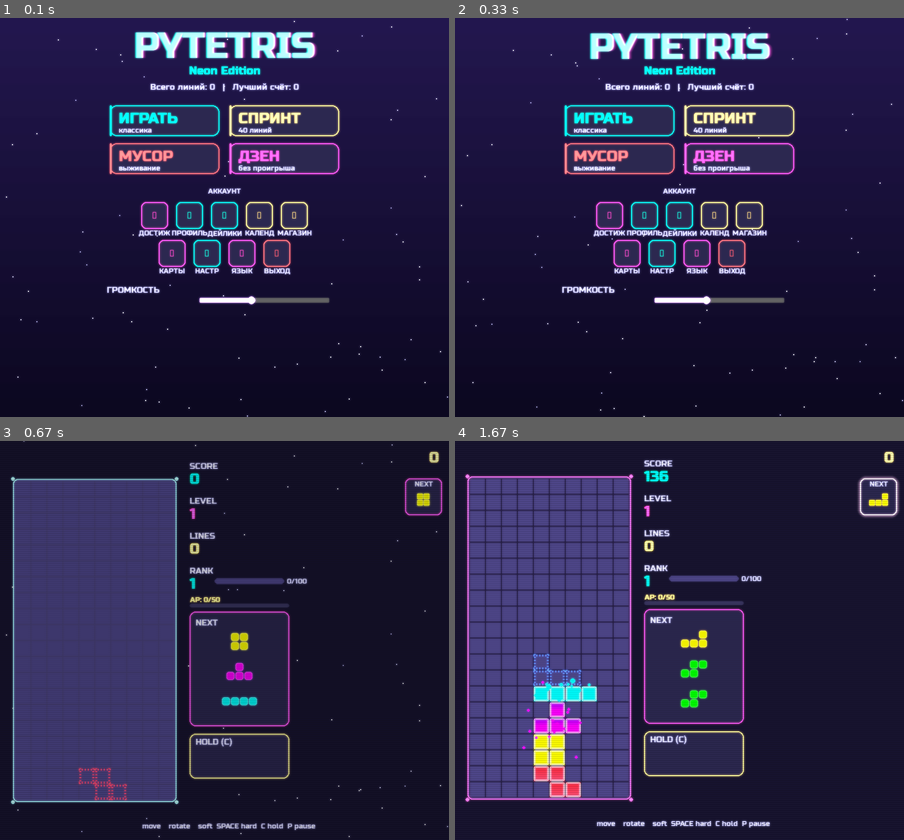
Above: before the commit, frames 1-4 (two rows, left to right).
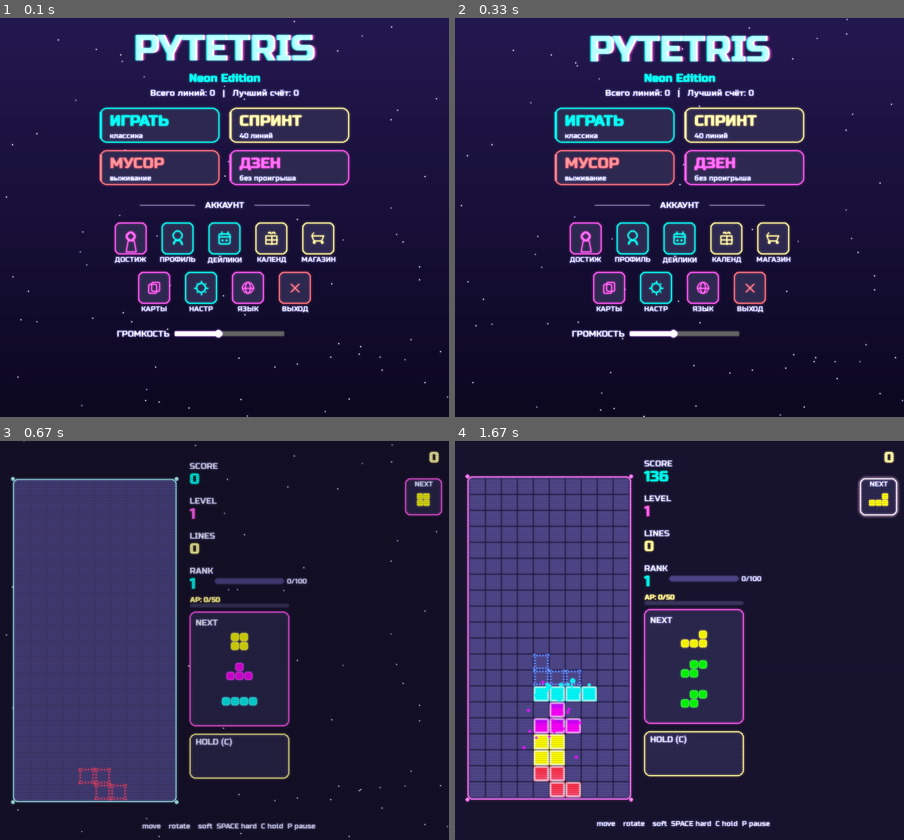
Above: after the commit, the same moments.

Repository: Folombas/PyGame2026
Game: pygame game, started from PyTetris/main.py
Same seed, same stepped clock (60 frames per second), same inputs: the game is played once before the commit and once after it.
Inputs (mouse positions are in pixels of both pictures, inside the frame that each line leads up to):
- Up to frame 1 (0.1 s): no input
- Up to frame 2 (0.33 s): no input
- Up to frame 3 (0.67 s): click "ИГРАТЬ" at 0.38 s
- Up to frame 4 (1.67 s): tap Space at 0.67, 1.07, 1.37, 1.57 s; hold Up 1-1.47 s; move the mouse to (683, 668) at 1.03 s; hold Right from 1.5 s (still down); move the mouse to (724, 728) at 1.53 s

The runs differ from the first frame. In frame 1, 18% of the frame differs, in the area x 22-78%, y 3-81%; in frame 2, 18%; in frame 3, nothing differs; in frame 4, nothing differs.

Commit message:
feat(ui): replace emoji with vector icons and fix perfect grid layout

Diff:
--- a/PyTetris/main.py
+++ b/PyTetris/main.py
@@ -129,55 +129,61 @@
 
 def rebuild_menu():
     global menu_buttons, volume_slider, sfx_slider, ghost_toggle, shake_toggle, speed_slider, grid_toggle
-    # Невидимые кнопки-хотзоны поверх кастомной отрисовки draw_menu
-    # Карточки режимов (2×2)
-    card_w, card_h = 220, 62
-    gap_x, gap_y = 20, 14
+
+    # Точные координаты из draw_menu
+    card_w, card_h = 240, 70
+    gap_x, gap_y = 20, 15
     total_w = card_w * 2 + gap_x
     start_x = (S.WIDTH - total_w) // 2
-    start_y = 175
-
-    # Центры карточек
+    start_y = 180
+
     cx0 = start_x + card_w // 2
     cx1 = start_x + card_w + gap_x + card_w // 2
     cy0 = start_y + card_h // 2
     cy1 = start_y + card_h + gap_y + card_h // 2
 
-    # Иконки-сетка
-    icon_size = 54
-    icon_gap = 16
-    row1_y = start_y + 2 * (card_h + gap_y) + 20 + 22 + 22
-    row2_y = row1_y + icon_size + 22
-
-    def icon_cx(i, n):
-        total = n * icon_size + (n - 1) * icon_gap
+    # Иконки
+    icon_size = 64
+    icon_gap = 30
+    sect_y = start_y + 2 * (card_h + gap_y) + 25
+    row1_y = sect_y + 35
+    row2_y = row1_y + icon_size + 35
+
+    def icon_cx_1(i):
+        total = 5 * icon_size + 4 * icon_gap
         sx = (S.WIDTH - total) // 2
         return sx + i * (icon_size + icon_gap) + icon_size // 2
 
+    def icon_cx_2(i):
+        total = 4 * icon_size + 3 * icon_gap
+        sx = (S.WIDTH - total) // 2
+        return sx + i * (icon_size + icon_gap) + icon_size // 2
+
+    row1_cy = row1_y + icon_size // 2
+    row2_cy = row2_y + icon_size // 2
+
     menu_buttons = [
-        # Mode cards
         ui.Button("", cx0, cy0, card_w, card_h, lambda: start_game(False, "classic")),
         ui.Button("", cx1, cy0, card_w, card_h, lambda: start_game(False, "sprint")),
         ui.Button("", cx0, cy1, card_w, card_h, lambda: start_game(False, "survival")),
         ui.Button("", cx1, cy1, card_w, card_h, lambda: start_game(True, "classic")),
-        # Icon row 1
-        ui.Button("", icon_cx(0, 5), row1_y + icon_size // 2, icon_size, icon_size, lambda: set_state(ACHS)),
-        ui.Button("", icon_cx(1, 5), row1_y + icon_size // 2, icon_size, icon_size, lambda: set_state(PROFILE)),
-        ui.Button("", icon_cx(2, 5), row1_y + icon_size // 2, icon_size, icon_size, lambda: set_state(DAILY)),
-        ui.Button("", icon_cx(3, 5), row1_y + icon_size // 2, icon_size, icon_size, lambda: set_state(CALENDAR)),
-        ui.Button("", icon_cx(4, 5), row1_y + icon_size // 2, icon_size, icon_size, lambda: set_state(SHOP)),
-        # Icon row 2
-        ui.Button("", icon_cx(0, 4), row2_y + icon_size // 2, icon_size, icon_size, lambda: set_state(COLLECTION)),
-        ui.Button("", icon_cx(1, 4), row2_y + icon_size // 2, icon_size, icon_size, lambda: set_state(SETTINGS)),
-        ui.Button("", icon_cx(2, 4), row2_y + icon_size // 2, icon_size, icon_size, toggle_lang),
-        ui.Button("", icon_cx(3, 4), row2_y + icon_size // 2, icon_size, icon_size, quit_game),
+        # Row 1
+        ui.Button("", icon_cx_1(0), row1_cy, icon_size, icon_size, lambda: set_state(ACHS)),
+        ui.Button("", icon_cx_1(1), row1_cy, icon_size, icon_size, lambda: set_state(PROFILE)),
+        ui.Button("", icon_cx_1(2), row1_cy, icon_size, icon_size, lambda: set_state(DAILY)),
+        ui.Button("", icon_cx_1(3), row1_cy, icon_size, icon_size, lambda: set_state(CALENDAR)),
+        ui.Button("", icon_cx_1(4), row1_cy, icon_size, icon_size, lambda: set_state(SHOP)),
+        # Row 2
+        ui.Button("", icon_cx_2(0), row2_cy, icon_size, icon_size, lambda: set_state(COLLECTION)),
+        ui.Button("", icon_cx_2(1), row2_cy, icon_size, icon_size, lambda: set_state(SETTINGS)),
+        ui.Button("", icon_cx_2(2), row2_cy, icon_size, icon_size, toggle_lang),
+        ui.Button("", icon_cx_2(3), row2_cy, icon_size, icon_size, quit_game),
     ]
 
     if volume_slider is None:
-        slider_y = row2_y + icon_size + 40
-        volume_slider = ui.Slider(S.WIDTH // 2 - 50, slider_y, 260, 10, 0.4)
-
-    # Остальные элементы (настройки)
+        slider_y = row2_y + icon_size + 55
+        volume_slider = ui.Slider(S.WIDTH // 2 - 100, slider_y, 220, 10, 0.4)
+
     if sfx_slider is None:
         sfx_slider = ui.Slider(S.WIDTH // 2 - 100, 300, 200, 10, 0.6)
         ghost_toggle = ui.Toggle(S.WIDTH // 2 + 50, 360, 60, 26, True)
@@ -710,10 +716,7 @@
         for b in menu_buttons: b.update(dt, mouse)
         ui.draw_menu(screen, menu_buttons, t, stars, meta)
         # кастомные кнопки-хотзоны рисуются невидимо (в draw_menu свой визуал)
-        for b in menu_buttons:
-            if b.pulse > 0.3:
-                # лёгкая обводка при hover
-                pygame.draw.rect(screen, S.ACCENT, b.rect, 2, border_radius=12)
+        # hover-обводки рисуются внутри draw_menu
         if volume_slider: volume_slider.draw(screen)
         stars.update(dt)
         apply_bloom(screen)
--- a/PyTetris/ui.py
+++ b/PyTetris/ui.py
@@ -490,103 +490,178 @@
     s = font.render(text, True, color)
     surf.blit(s, s.get_rect(center=(WIDTH // 2, y)))
 
+
+
+
+def draw_vector_icon(surf, cx, cy, size, kind, color):
+    """Рисует векторную иконку без эмодзи."""
+    s = size
+    half = s // 2
+    # Фон карточки
+    rect = pygame.Rect(cx - half, cy - half, s, s)
+    pygame.draw.rect(surf, (22, 20, 40), rect, border_radius=10)
+    pygame.draw.rect(surf, color, rect, 2, border_radius=10)
+
+    # Символ внутри
+    if kind == 'ach':
+        # Медаль
+        pygame.draw.circle(surf, color, (cx, cy - 4), half // 3)
+        pygame.draw.circle(surf, (22, 20, 40), (cx, cy - 4), half // 5)
+        pygame.draw.polygon(surf, color, [
+            (cx - 6, cy + 4), (cx + 6, cy + 4), (cx + 10, cy + half - 6), (cx - 10, cy + half - 6)
+        ], 2)
+    elif kind == 'profile':
+        # Голова + тело
+        pygame.draw.circle(surf, color, (cx, cy - 6), half // 3, 2)
+        pygame.draw.arc(surf, color, (cx - half // 3, cy + 2, half * 2 // 3, half * 2 // 3), 0, 3.14, 2)
+    elif kind == 'daily':
+        # Календарь
+        pygame.draw.rect(surf, color, (cx - 12, cy - 10, 24, 22), 2, border_radius=3)
+        pygame.draw.line(surf, color, (cx - 12, cy - 4), (cx + 12, cy - 4), 2)
+        pygame.draw.line(surf, color, (cx - 6, cy - 14), (cx - 6, cy - 8), 2)
+        pygame.draw.line(surf, color, (cx + 6, cy - 14), (cx + 6, cy - 8), 2)
+        pygame.draw.circle(surf, color, (cx - 4, cy + 4), 2)
+        pygame.draw.circle(surf, color, (cx + 4, cy + 4), 2)
+    elif kind == 'calendar':
+        # Подарок
+        pygame.draw.rect(surf, color, (cx - 12, cy - 6, 24, 18), 2)
+        pygame.draw.line(surf, color, (cx, cy - 6), (cx, cy + 12), 2)
+        pygame.draw.line(surf, color, (cx - 12, cy + 2), (cx + 12, cy + 2), 2)
+        pygame.draw.arc(surf, color, (cx - 8, cy - 14, 8, 8), 0, 3.14, 2)
+        pygame.draw.arc(surf, color, (cx, cy - 14, 8, 8), 0, 3.14, 2)
+    elif kind == 'shop':
+        # Корзина
+        pygame.draw.circle(surf, color, (cx - 8, cy + 8), 3)
+        pygame.draw.circle(surf, color, (cx + 8, cy + 8), 3)
+        pygame.draw.polygon(surf, color, [
+            (cx - 14, cy - 6), (cx + 10, cy - 6), (cx + 6, cy + 4), (cx - 10, cy + 4)
+        ], 2)
+        pygame.draw.line(surf, color, (cx - 14, cy - 6), (cx - 10, cy - 12), 2)
+    elif kind == 'cards':
+        # Две карточки
+        pygame.draw.rect(surf, color, (cx - 12, cy - 8, 18, 20), 2, border_radius=3)
+        pygame.draw.rect(surf, color, (cx - 6, cy - 12, 18, 20), 2, border_radius=3)
+    elif kind == 'settings':
+        # Шестерёнка
+        pygame.draw.circle(surf, color, (cx, cy), 10, 2)
+        pygame.draw.circle(surf, (22, 20, 40), (cx, cy), 4)
+        for a in range(0, 360, 45):
+            import math
+            rad = math.radians(a)
+            x1, y1 = cx + int(10 * math.cos(rad)), cy + int(10 * math.sin(rad))
+            x2, y2 = cx + int(14 * math.cos(rad)), cy + int(14 * math.sin(rad))
+            pygame.draw.line(surf, color, (x1, y1), (x2, y2), 2)
+    elif kind == 'lang':
+        # Глобус
+        pygame.draw.circle(surf, color, (cx, cy), 12, 2)
+        pygame.draw.ellipse(surf, color, (cx - 6, cy - 12, 12, 24), 2)
+        pygame.draw.line(surf, color, (cx - 12, cy), (cx + 12, cy), 2)
+    elif kind == 'quit':
+        # Крестик
+        pygame.draw.line(surf, color, (cx - 8, cy - 8), (cx + 8, cy + 8), 3)
+        pygame.draw.line(surf, color, (cx + 8, cy - 8), (cx - 8, cy + 8), 3)
+
+
 def draw_menu(surf, buttons, t, stars, meta=None):
     vertical_gradient(surf, (18, 12, 40), (6, 4, 16))
     stars.draw(surf)
 
     # Title
-    draw_title(surf, "PYTETRIS", 55, t)
+    draw_title(surf, "PYTETRIS", 60, t)
     sub = F_MED.render("★ Neon Edition ★", True, ACCENT)
-    surf.blit(sub, sub.get_rect(center=(WIDTH // 2, 105)))
+    surf.blit(sub, sub.get_rect(center=(WIDTH // 2, 120)))
 
     if meta:
         total = meta.get('total_lines', 0)
         best = meta.get('best_score', 0)
-        stat = F_SMALL.render(
-            f"Всего линий: {total}   |   Лучший счёт: {best}",
-            True, MUTED)
-        surf.blit(stat, stat.get_rect(center=(WIDTH // 2, 138)))
+        stat = F_SMALL.render(f"Всего линий: {total}   |   Лучший счёт: {best}", True, MUTED)
+        surf.blit(stat, stat.get_rect(center=(WIDTH // 2, 150)))
 
     # --- Mode cards (2x2) ---
-    card_w, card_h = 220, 62
-    gap_x, gap_y = 20, 14
+    card_w, card_h = 240, 70
+    gap_x, gap_y = 20, 15
     total_w = card_w * 2 + gap_x
     start_x = (WIDTH - total_w) // 2
-    start_y = 175
+    start_y = 180
 
     mode_cards = [
-        ('PLAY',     'классика',   ACCENT,   'ИГРАТЬ'),
-        ('SPRINT',   '40 линий',   GOLD,     'СПРИНТ'),
-        ('SURVIVAL', 'выживание',  DANGER,   'МУСОР'),
-        ('ZEN',      'без проигрыша', ACCENT2, 'ДЗЕН'),
+        ('ИГРАТЬ', 'классика', ACCENT),
+        ('СПРИНТ', '40 линий', GOLD),
+        ('МУСОР', 'выживание', DANGER),
+        ('ДЗЕН', 'без проигрыша', ACCENT2),
     ]
 
-    # Просто отрисовываем карточки — реальные кнопки уже созданы в main
-    for i, (key, sub_text, col, label) in enumerate(mode_cards):
+    for i, (label, sub_text, col) in enumerate(mode_cards):
         col_idx = i % 2
         row_idx = i // 2
         cx = start_x + col_idx * (card_w + gap_x)
         cy = start_y + row_idx * (card_h + gap_y)
-        # Карточка-фон
         card_rect = pygame.Rect(cx, cy, card_w, card_h)
-        pygame.draw.rect(surf, (22, 20, 40), card_rect, border_radius=14)
+        # hover
+        hover = buttons[i].pulse if i < len(buttons) else 0
+        bg_col = (int(22 + 20*hover), int(20 + 20*hover), int(40 + 20*hover))
+        pygame.draw.rect(surf, bg_col, card_rect, border_radius=14)
         pygame.draw.rect(surf, col, card_rect, 2, border_radius=14)
-        # Акцентная полоска слева
-        pygame.draw.rect(surf, col, (cx, cy, 4, card_h), border_radius=2)
-        # Название
+        pygame.draw.rect(surf, col, (cx, cy + 8, 4, card_h - 16), border_radius=2)
         lab = F_H2.render(label, True, col)
-        surf.blit(lab, (cx + 18, cy + 8))
-        # Подпись
+        surf.blit(lab, (cx + 20, cy + 8))
         sub2 = F_TINY.render(sub_text, True, MUTED)
-        surf.blit(sub2, (cx + 18, cy + card_h - 20))
+        surf.blit(sub2, (cx + 20, cy + card_h - 22))
 
     # --- Section: Аккаунт ---
-    sect_y = start_y + 2 * (card_h + gap_y) + 20
-    sect = F_TINY.render("────────────────  АККАУНТ  ────────────────", True, MUTED)
+    sect_y = start_y + 2 * (card_h + gap_y) + 25
+    # Декоративные линии по бокам
+    line_w = 160
+    pygame.draw.line(surf, MUTED, (WIDTH // 2 - line_w - 10, sect_y), (WIDTH // 2 - 60, sect_y), 1)
+    pygame.draw.line(surf, MUTED, (WIDTH // 2 + 60, sect_y), (WIDTH // 2 + line_w + 10, sect_y), 1)
+    sect = F_SMALL.render("АККАУНТ", True, MUTED)
     surf.blit(sect, sect.get_rect(center=(WIDTH // 2, sect_y)))
 
-    # --- Icon grid (5 + 4) ---
-    icon_size = 54
-    icon_gap = 16
-    row1_y = sect_y + 22
-    icon_labels_1 = ['ДОСТИЖ', 'ПРОФИЛЬ', 'ДЕЙЛИКИ', 'КАЛЕНД', 'МАГАЗИН']
-    icon_colors_1 = [ACCENT2, ACCENT, ACCENT, GOLD, GOLD]
-    icon_emojis_1 = ['🏆', '👤', '📅', '🎁', '🛒']
-
-    row2_y = row1_y + icon_size + 22
-    icon_labels_2 = ['КАРТЫ', 'НАСТР', 'ЯЗЫК', 'ВЫХОД']
-    icon_colors_2 = [ACCENT2, ACCENT, ACCENT2, DANGER]
-    icon_emojis_2 = ['🎴', '⚙️', '🌐', '✖']
-
-    def draw_icon_row(labels, colors, emojis, y):
-        total = len(labels) * icon_size + (len(labels) - 1) * icon_gap
-        sx = (WIDTH - total) // 2
-        for i, (lab, col, em) in enumerate(zip(labels, colors, emojis)):
-            x = sx + i * (icon_size + icon_gap)
-            rect = pygame.Rect(x, y, icon_size, icon_size)
-            pygame.draw.rect(surf, (22, 20, 40), rect, border_radius=10)
-            pygame.draw.rect(surf, col, rect, 2, border_radius=10)
-            # Emoji
-            try:
-                font = pygame.font.SysFont('Noto Color Emoji', 28)
-                em_surf = font.render(em, True, col)
-                surf.blit(em_surf, em_surf.get_rect(center=rect.center))
-            except Exception:
-                pygame.draw.circle(surf, col, rect.center, 14, 2)
-            # Label below
-            lt = F_TINY.render(lab, True, MUTED)
-            surf.blit(lt, lt.get_rect(center=(x + icon_size // 2, y + icon_size + 8)))
-
-    draw_icon_row(icon_labels_1, icon_colors_1, icon_emojis_1, row1_y)
-    draw_icon_row(icon_labels_2, icon_colors_2, icon_emojis_2, row2_y)
-
-    # --- Volume slider ---
-    slider_y = row2_y + icon_size + 40
-    vol_lab = F_SMALL.render("🔊 ГРОМКОСТЬ", True, MUTED)
-    surf.blit(vol_lab, vol_lab.get_rect(midright=(WIDTH // 2 - 130, slider_y + 6)))
-
-    # Реальные кнопки menu_buttons уже нарисованы через кнопки в main — они невидимы поверх,
-    # потому что мы рисуем кастомный вид. Кнопки нужны только для кликов.
+    # --- Icon grid row 1 (5 icons) ---
+    icon_size = 64
+    icon_gap = 30
+    row1_y = sect_y + 35
+    labels1 = ['ДОСТИЖ', 'ПРОФИЛЬ', 'ДЕЙЛИКИ', 'КАЛЕНД', 'МАГАЗИН']
+    kinds1 = ['ach', 'profile', 'daily', 'calendar', 'shop']
+    colors1 = [ACCENT2, ACCENT, ACCENT, GOLD, GOLD]
+
+    total_w1 = len(labels1) * icon_size + (len(labels1) - 1) * icon_gap
+    sx1 = (WIDTH - total_w1) // 2
+    for i, (lab, kind, col) in enumerate(zip(labels1, kinds1, colors1)):
+        cx = sx1 + i * (icon_size + icon_gap) + icon_size // 2
+        cy = row1_y + icon_size // 2
+        hover = buttons[4 + i].pulse if 4 + i < len(buttons) else 0
+        draw_vector_icon(surf, cx, cy, icon_size, kind, col)
+        # hover обводка
+        if hover > 0.1:
+            r = pygame.Rect(cx - icon_size//2 - 4, cy - icon_size//2 - 4, icon_size + 8, icon_size + 8)
+            pygame.draw.rect(surf, col, r, 2, border_radius=12)
+        lt = F_TINY.render(lab, True, MUTED)
+        surf.blit(lt, lt.get_rect(center=(cx, row1_y + icon_size + 10)))
+
+    # --- Icon grid row 2 (4 icons) ---
+    row2_y = row1_y + icon_size + 35
+    labels2 = ['КАРТЫ', 'НАСТР', 'ЯЗЫК', 'ВЫХОД']
+    kinds2 = ['cards', 'settings', 'lang', 'quit']
+    colors2 = [ACCENT2, ACCENT, ACCENT2, DANGER]
+
+    total_w2 = len(labels2) * icon_size + (len(labels2) - 1) * icon_gap
+    sx2 = (WIDTH - total_w2) // 2
+    for i, (lab, kind, col) in enumerate(zip(labels2, kinds2, colors2)):
+        cx = sx2 + i * (icon_size + icon_gap) + icon_size // 2
+        cy = row2_y + icon_size // 2
+        hover = buttons[9 + i].pulse if 9 + i < len(buttons) else 0
+        draw_vector_icon(surf, cx, cy, icon_size, kind, col)
+        if hover > 0.1:
+            r = pygame.Rect(cx - icon_size//2 - 4, cy - icon_size//2 - 4, icon_size + 8, icon_size + 8)
+            pygame.draw.rect(surf, col, r, 2, border_radius=12)
+        lt = F_TINY.render(lab, True, MUTED)
+        surf.blit(lt, lt.get_rect(center=(cx, row2_y + icon_size + 10)))
+
+    # --- Volume label ---
+    slider_y = row2_y + icon_size + 55
+    vol_lab = F_SMALL.render("ГРОМКОСТЬ", True, MUTED)
+    surf.blit(vol_lab, vol_lab.get_rect(midright=(WIDTH // 2 - 110, slider_y + 5)))
 
 
 def draw_pause(surf):
